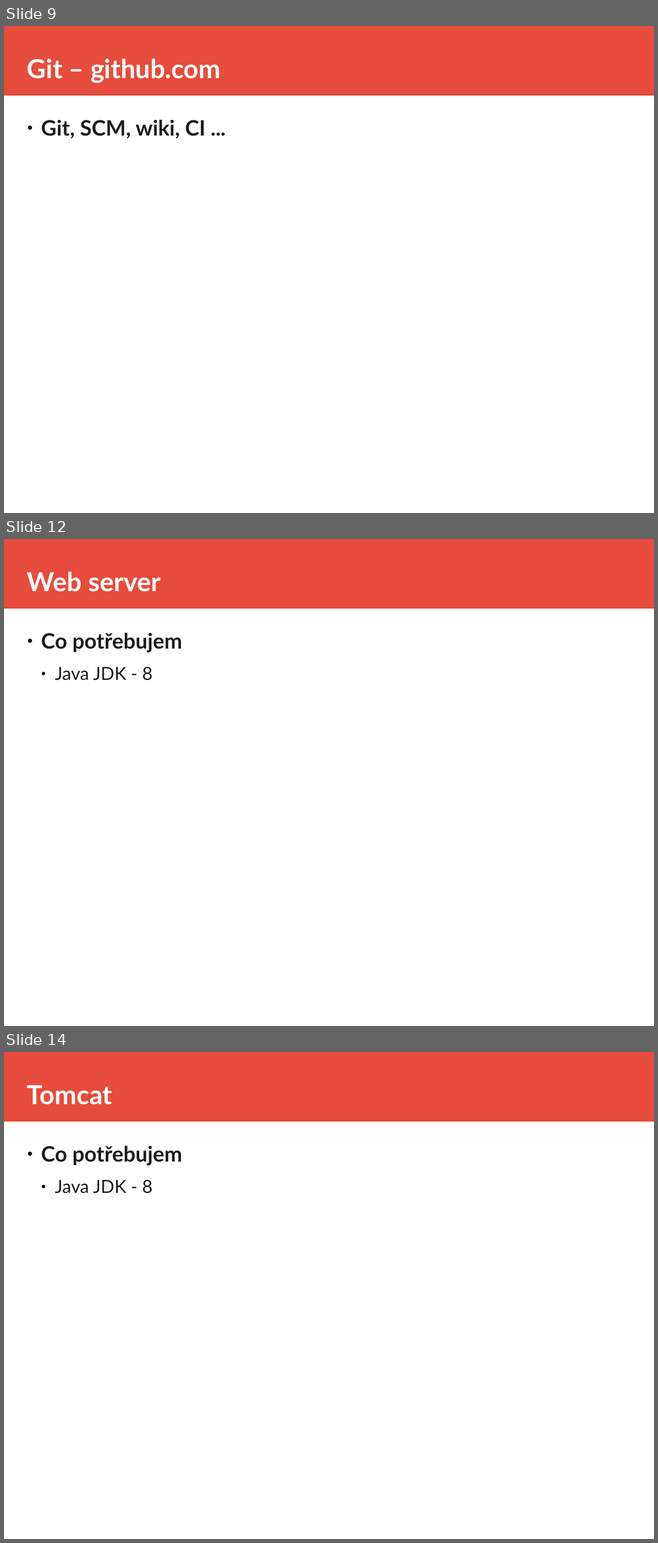
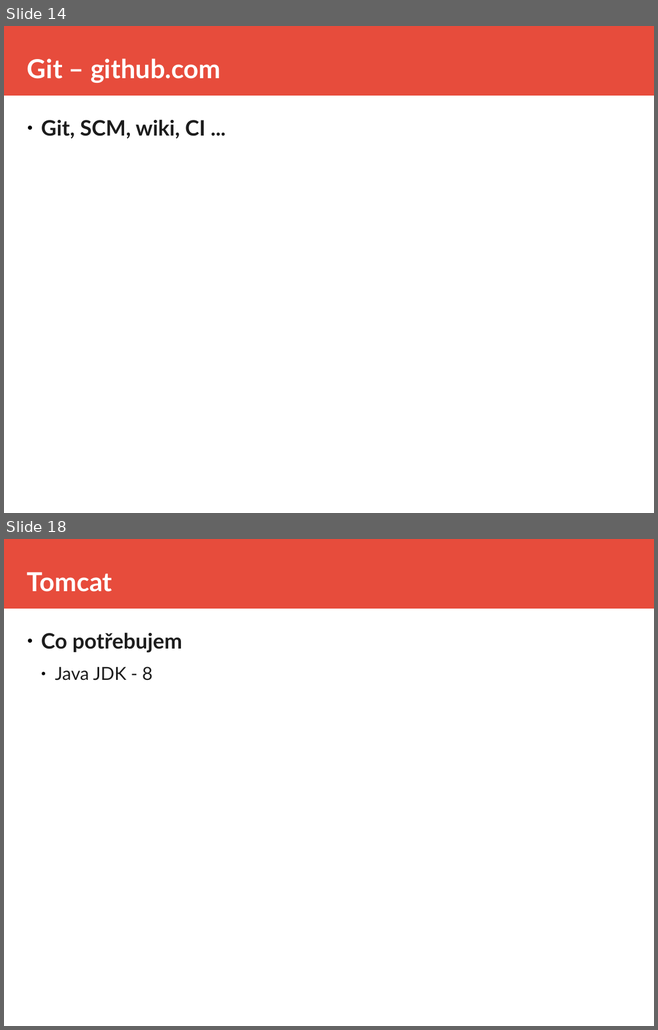
Before and after one commit to equabank/java-skoleni, a slide deck: v2/doc/prez.odp. Shown one above the other, each under a label of ours: slides 9, 12 and 14 before the commit, slides 14 and 18 after it; the slides between them are not shown. The pictures are 658x1543 and 658x1030 pixels, drawn with LibreOffice and Linux fonts; fonts in the diff are those of the drawing. Boxes give left, top, right and bottom in pixels: in the first picture for what was removed or moved away, otherwise in the second. Text is boxed around its words. In the diff, an @@ line names an element or a change of style, - is before the commit and + after.

```diff
--- a/v2/doc/prez.odp
+++ b/v2/doc/prez.odp
@@ slide 12 removed at bbox=[4, 539, 654, 1026], background #FFFFFF; not listed: 1 template element that a slide beside it also shows @@
@@ title removed at bbox=[27, 571, 161, 592] @@
-Web server
@@ text removed at bbox=[41, 632, 182, 681] @@
-● Co potřebujem
-  ● Java JDK - 8
@@ what was slide 9 is now slide 14 @@
@@ what was slide 14 is now slide 18 @@
```
Also in this commit, not shown: 7 slides changed, 7 slides added, 1 other slide removed, 15 other files.
